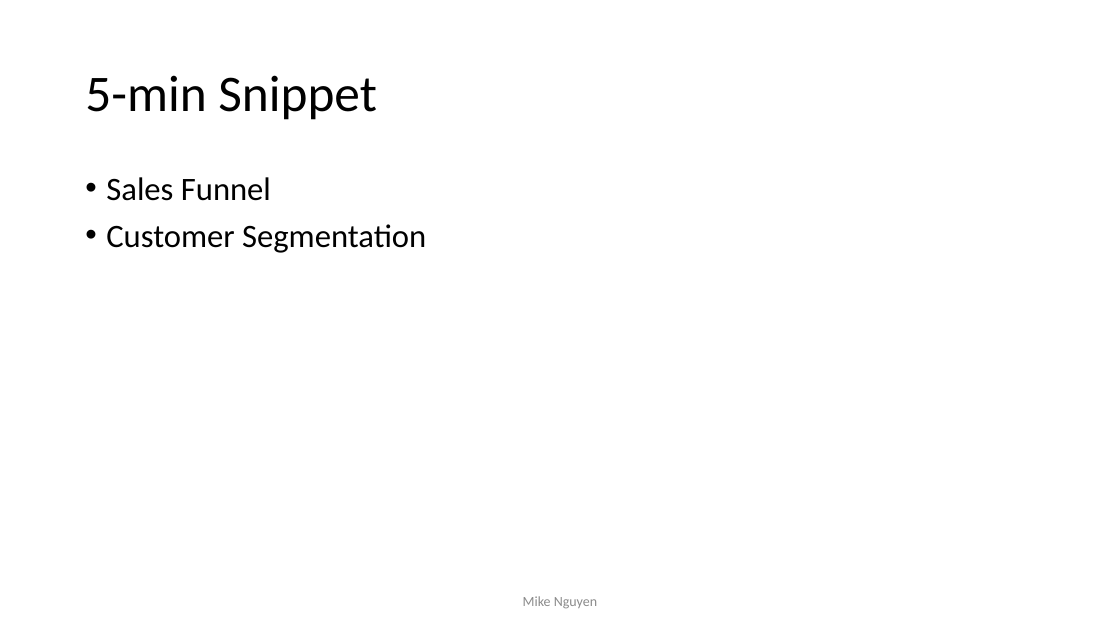
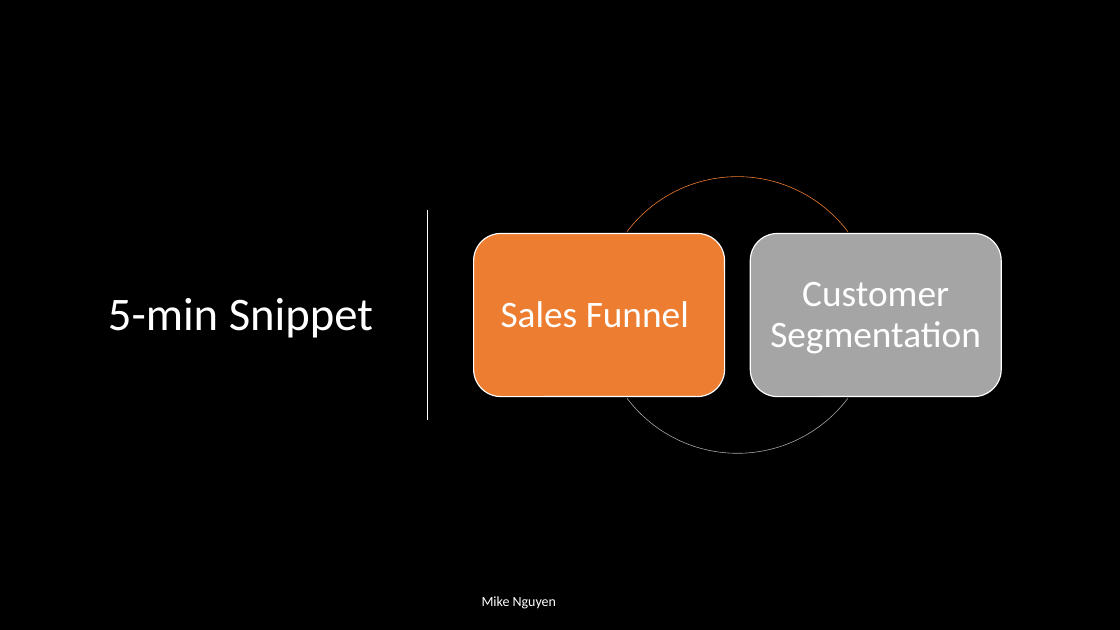
Before and after one commit to mikenguyen13/mar4050, a slide deck: slide 35 of lectures/4/1_External Secondary Data_Causal Research.pptx (slide 24 before the commit). Drawn at 1120x630 pixels with LibreOffice and Linux fonts; fonts in the diff are those of the drawing; background and template pictures are left out. Boxes give left, top, right and bottom in pixels: in the first picture for what was removed or moved away, otherwise in the second. Text is boxed around its words. In the diff, an @@ line names an element or a change of style, - is before the commit and + after.

```diff
--- a/lectures/4/1_External Secondary Data_Causal Research.pptx
+++ b/lectures/4/1_External Secondary Data_Causal Research.pptx
@@ background #FFFFFF to picture (left out) @@
@@ title "5-min Snippet" moved from (x1=85, y1=75, x2=377, y2=120) to (x1=108, y1=298, x2=373, y2=338) @@
@@ title "5-min Snippet" at (x1=108, y1=298, x2=373, y2=338): size 44 to 40 pt, text colour #000000 to #FFFFFF; alignment left to right @@
@@ text removed at (x1=106, y1=177, x2=426, y2=253) @@
-• Sales Funnel
-• Customer Segmentation
@@ group added at (x1=474, y1=176, x2=1002, y2=453): 2 rounded rectangles, 2 texts, 2 freeform shapes @@
+Sales Funnel
+Customer Segmentation
@@ line added from (428, 210) to (428, 420), #FFFFFF 1.25 pt @@
@@ text "Mike Nguyen" moved from (x1=523, y1=596, x2=597, y2=609) to (x1=482, y1=596, x2=556, y2=609) @@
@@ text "Mike Nguyen" at (x1=482, y1=596, x2=556, y2=609): text colour #8C8C8C to #FFFFFF; alignment centre to left; more space between paragraphs @@
```
Also in this commit, not shown: 9 other slides changed, 11 slides added.
